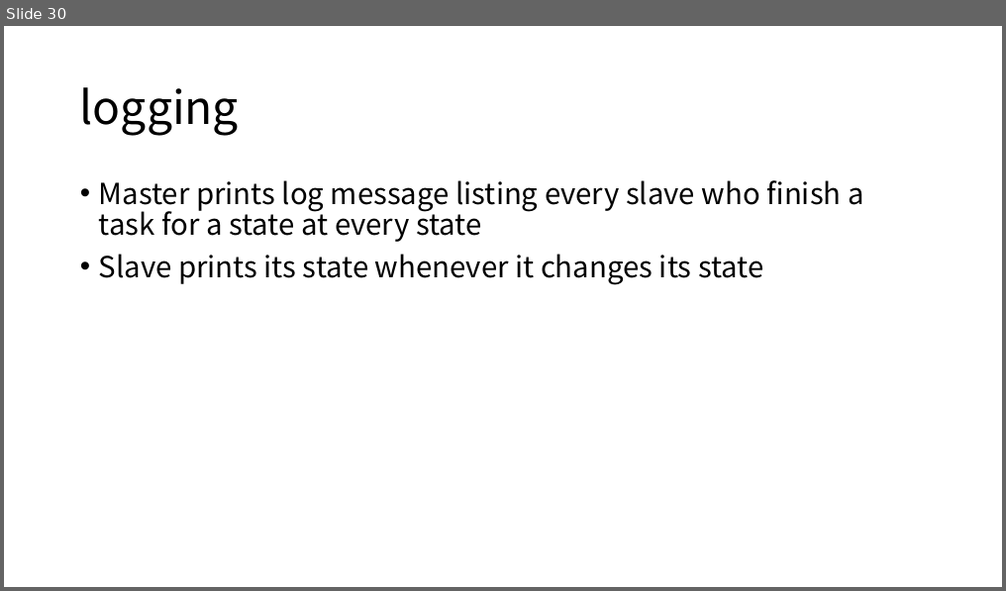
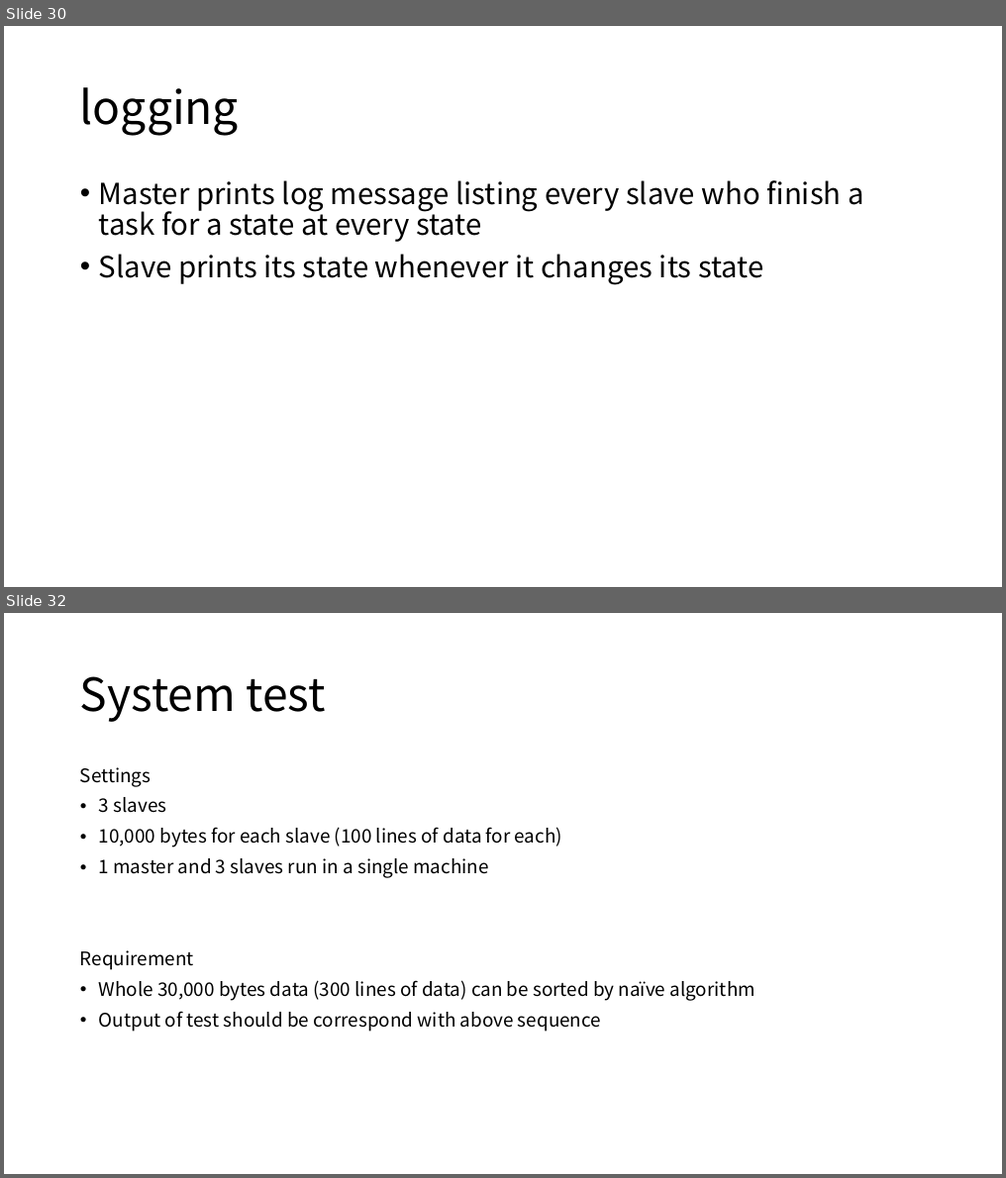
Before and after one commit to GNUp/cs434-doc, a slide deck: project2.pptx. Shown one above the other, each under a label of ours: slide 30 before the commit, slides 30 and 32 after it; the slides between them are not shown. The pictures are 1006x591 and 1006x1178 pixels, drawn with LibreOffice and Linux fonts; fonts in the diff are those of the drawing. Boxes give left, top, right and bottom in pixels: in the first picture for what was removed or moved away, otherwise in the second. Text is boxed around its words. In the diff, an @@ line names an element or a change of style, - is before the commit and + after.

```diff
--- a/project2.pptx
+++ b/project2.pptx
@@ slide 32 added at [4,613,1002,1174], background #FFFFFF @@
@@ title added at [80,676,325,722], 44 pt, text #000000 @@
+System test
@@ text added at [80,767,755,1032], 18 pt, text #000000 @@
+Settings
+• 3 slaves
+• 10,000 bytes for each slave (100 lines of data for each)
+• 1 master and 3 slaves run in a single machine
+Requirement
+• Whole 30,000 bytes data (300 lines of data) can be sorted by naïve algorithm
+• Output of test should be correspond with above sequence
```
Also in this commit, not shown: 6 slides changed, 2 other slides added.
